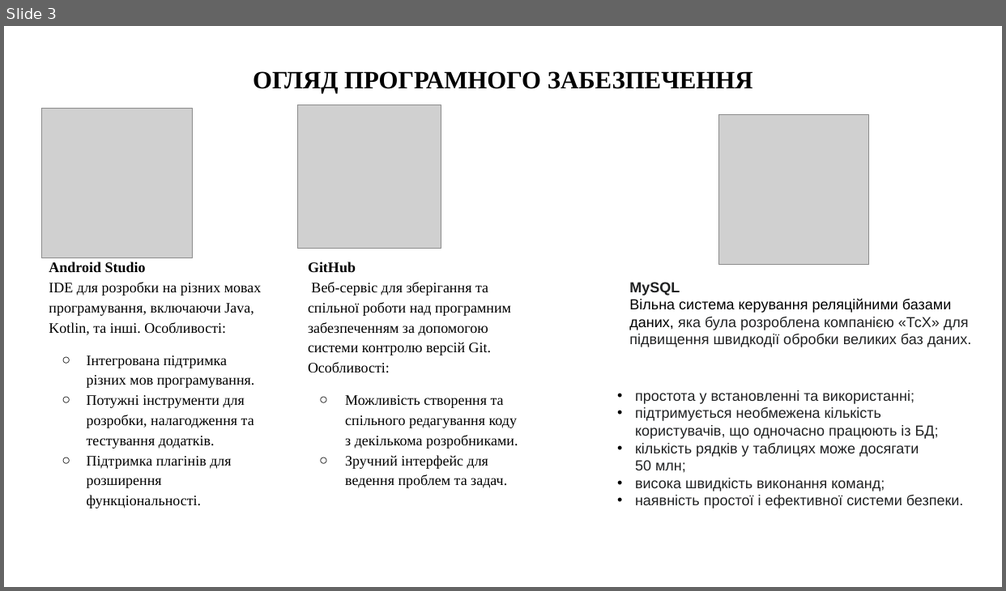
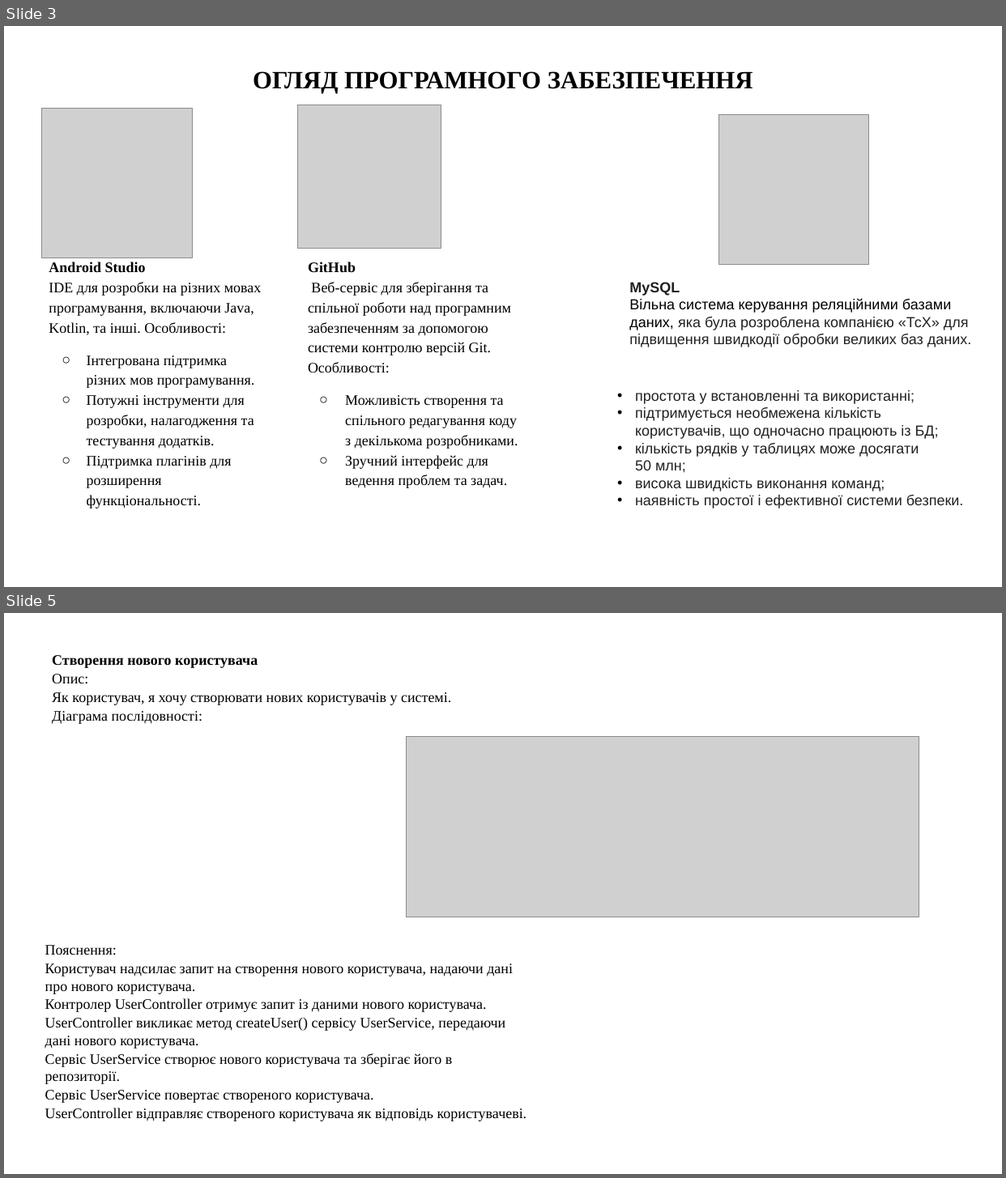
Before and after one commit to Vladichekok/kursach, a slide deck: курсач.pptx. Shown one above the other, each under a label of ours: slide 3 before the commit, slides 3 and 5 after it; the slides between them are not shown. The pictures are 1006x591 and 1006x1178 pixels, drawn with LibreOffice and Linux fonts; fonts in the diff are those of the drawing; grey boxes stand for pictures. Boxes give left, top, right and bottom in pixels: in the first picture for what was removed or moved away, otherwise in the second. Text is boxed around its words. In the diff, an @@ line names an element or a change of style, - is before the commit and + after.

```diff
--- a/курсач.pptx
+++ b/курсач.pptx
@@ slide 5 added at box(4, 613, 1002, 1174), background #FFFFFF @@
@@ text added at box(52, 655, 451, 724), 14 pt, text #000000 @@
+Створення нового користувача
+Опис:
+Як користувач, я хочу створювати нових користувачів у системі.
+Діаграма послідовності:
@@ picture added at box(406, 736, 918, 918) @@
@@ text added at box(45, 945, 527, 1122), 14 pt, text #000000 @@
+Пояснення:
+Користувач надсилає запит на створення нового користувача, надаючи дані про нового користувача.
+Контролер UserController отримує запит із даними нового користувача.
+UserController викликає метод createUser() сервісу UserService, передаючи дані нового користувача.
+Сервіс UserService створює нового користувача та зберігає його в репозиторії.
+Сервіс UserService повертає створеного користувача.
+UserController відправляє створеного користувача як відповідь користувачеві.
```
Also in this commit, not shown: 1 slide changed, 4 other slides added.
